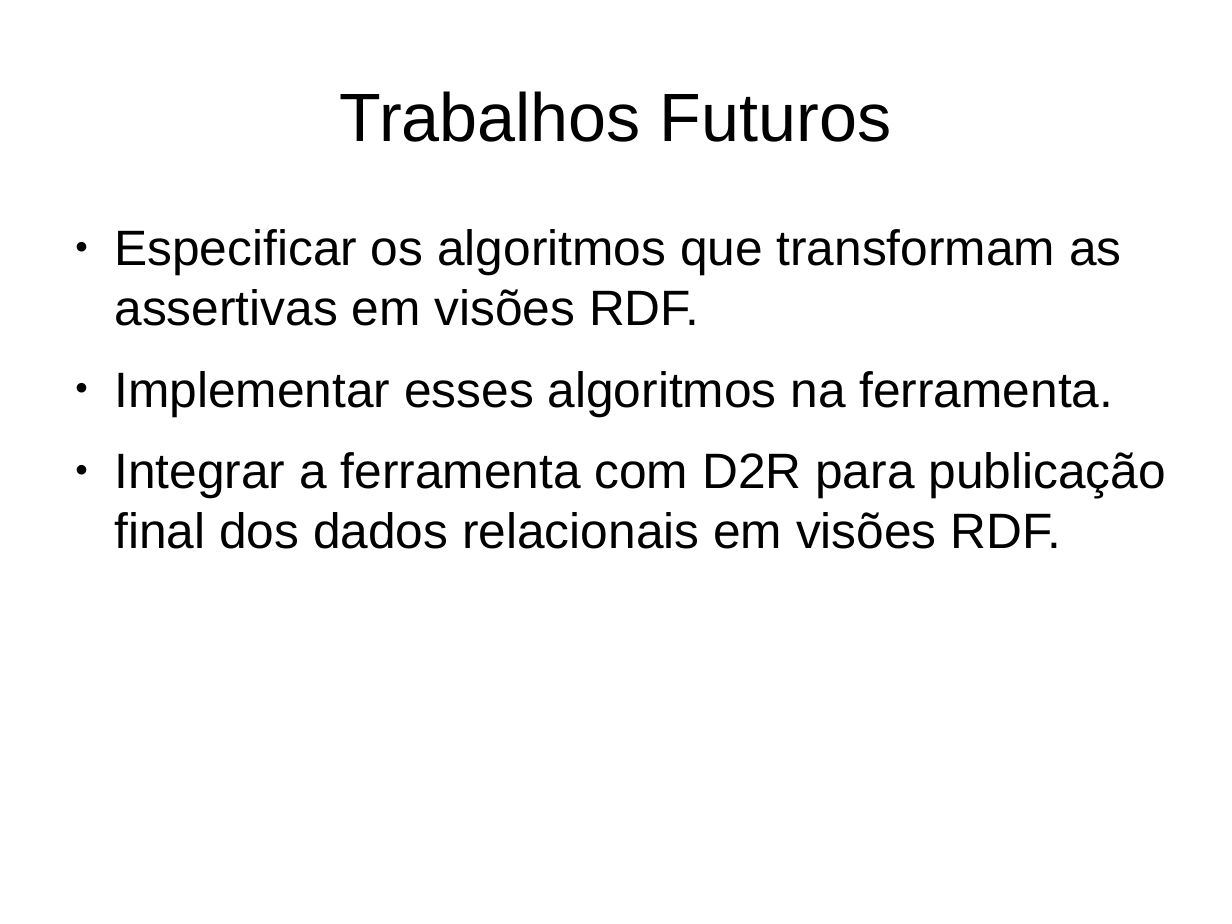
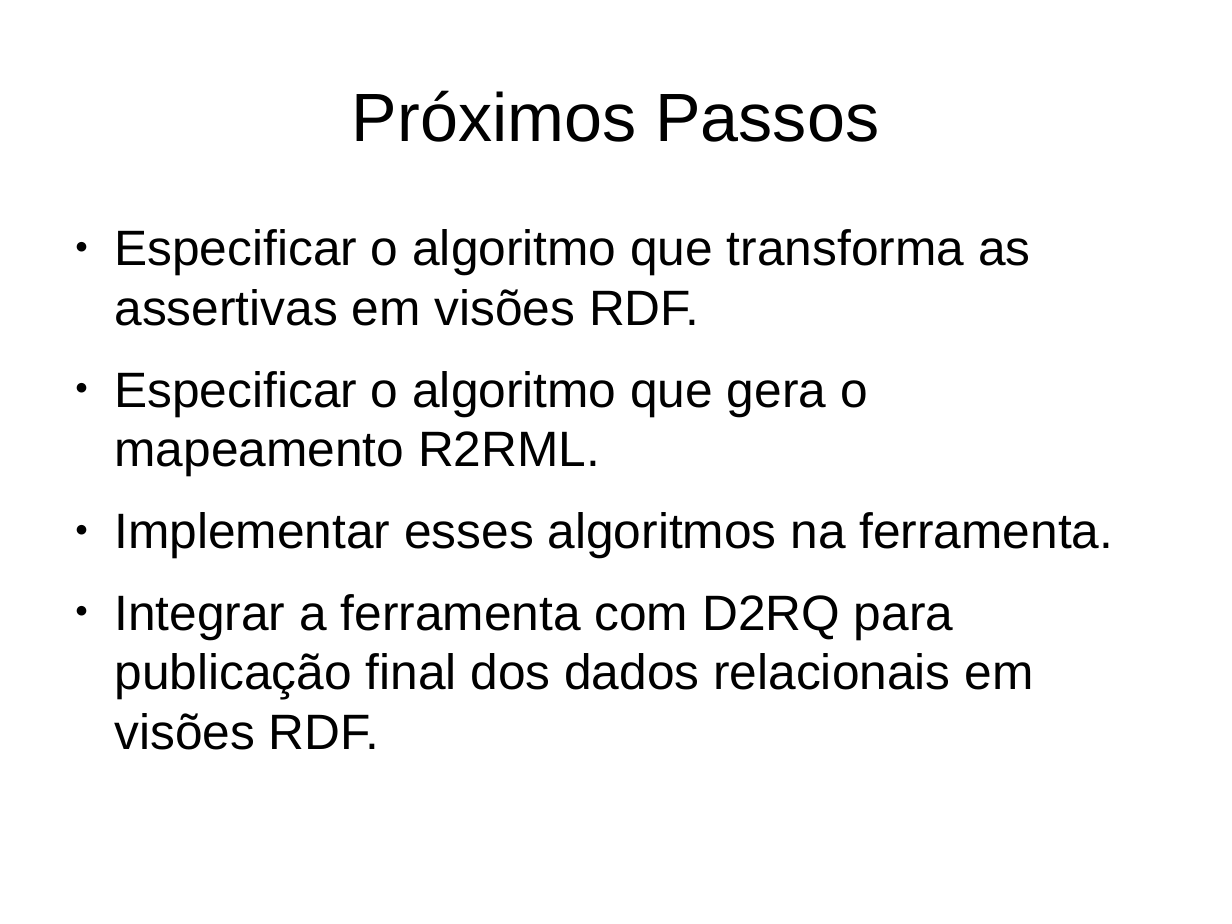
Before and after one commit to luiseufrasio/mestrado-ufc-eufrasio, a slide deck: slide 100 of docs/proposta.odp (slide 67 before the commit). Drawn at 1232x924 pixels with LibreOffice and Linux fonts; fonts in the diff are those of the drawing. Boxes give left, top, right and bottom in pixels: in the first picture for what was removed or moved away, otherwise in the second. Text is boxed around its words. In the diff, an @@ line names an element or a change of style, - is before the commit and + after.

```diff
--- a/docs/proposta.odp
+++ b/docs/proposta.odp
@@ title at bbox=[352, 90, 879, 142]: text changed @@
-Trabalhos Futuros
+Próximos Passos
@@ text at bbox=[114, 229, 1030, 476]: text changed @@
-● Especificar os algoritmos que transformam as assertivas em visões RDF.
+● Especificar o algoritmo que transforma as assertivas em visões RDF.
+● Especificar o algoritmo que gera o mapeamento R2RML.
@@ text at bbox=[114, 594, 1033, 750]: text changed @@
-● Integrar a ferramenta com D2R para publicação final dos dados relacionais em visões RDF.
+● Integrar a ferramenta com D2RQ para publicação final dos dados relacionais em visões RDF.
```
Also in this commit, not shown: 25 other slides changed, 42 slides added, 9 slides removed.
